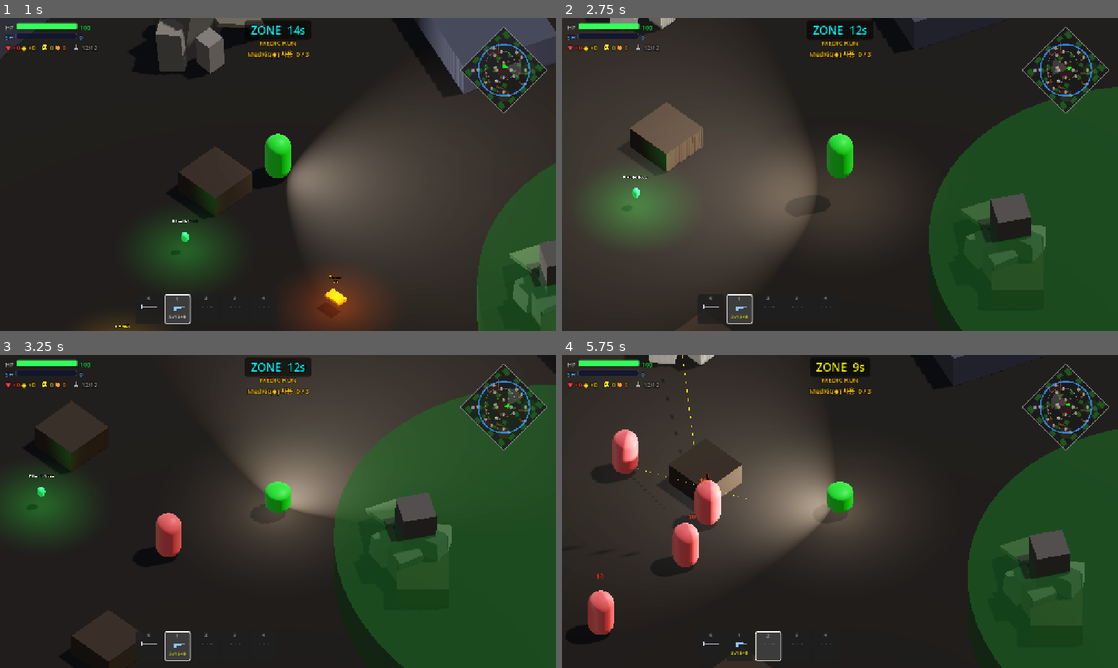
Above: before the commit, frames 1-4 (two rows, left to right).
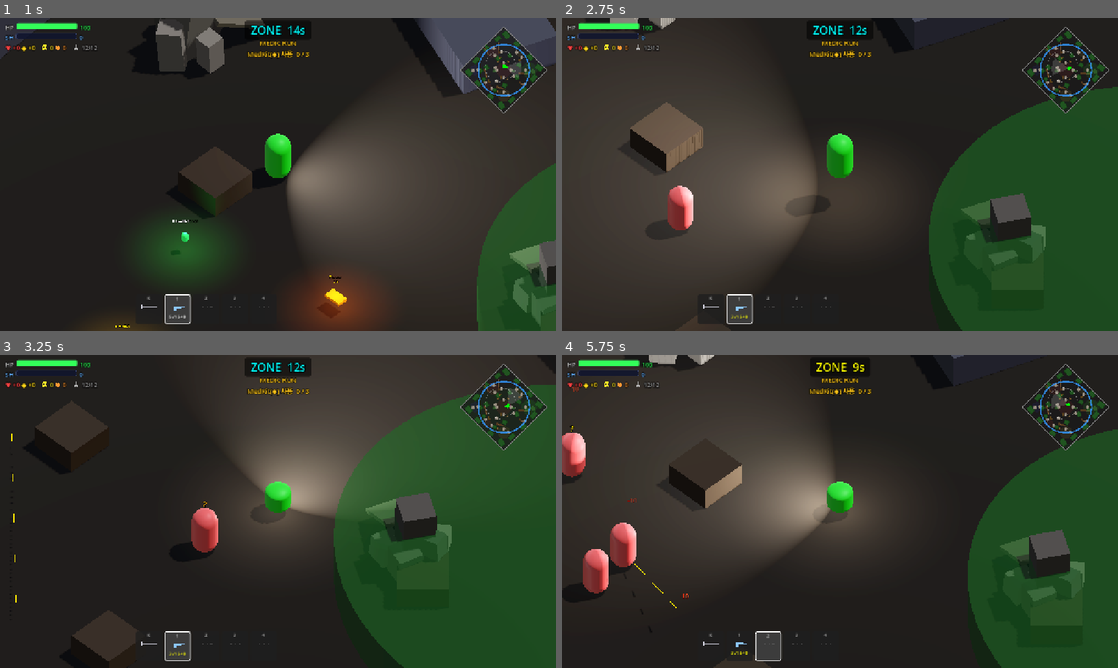
Above: after the commit, the same moments.

Repository: Kyulhee/battle-capsule
Game: Godot game, scene res://src/Main.tscn
The game is run twice, just before and just after one commit, with the same random seed, the same clock (stepped at 60 frames per second) and the same inputs.
Inputs (mouse positions are in pixels of both pictures, inside the frame that each line leads up to):
- Up to frame 1 (1 s): click "START MATCH" at 0.5 s
- Up to frame 2 (2.75 s): tap Enter at 1.25 s; move the mouse to (962, 158) at 1.27 s; press the mouse at (962, 158) at 1.28 s; hold D (ui_right) 1.28-2.03 s; tap Space at 1.52, 2.27 s; move the mouse to (728, 190) at 2.02 s; release the mouse at (728, 190) at 2.03 s; hold S (ui_down) from 2.03 s (still down); tap Q (heal) at 2.1 s
- Up to frame 3 (3.25 s): move the mouse to (333, 442) at 2.77 s; release S (ui_down) at 2.78 s; hold D (ui_right) from 2.78 s (still down); tap C at 2.85 s
- Up to frame 4 (5.75 s): move the mouse to (812, 574) at 3.52 s; release D (ui_right) at 3.53 s; hold W (ui_up) 3.53-4.28 s; tap 0 at 3.6 s; click (812, 574) at 3.67 s; tap Space at 3.77, 4.52, 5.27 s; move the mouse to (1006, 558) at 4.27 s; hold A (ui_left) from 4.28 s (still down); tap 1 at 4.35 s; move the mouse to (673, 464) at 5.02 s; tap 2 at 5.1 s

Frame 1 is identical in both runs. In frame 2, 3.1% of the frame differs, in the area x 5-24%, y 40-71%; in frame 3, 3.8%; in frame 4, 4.2%, in the area x 0-34%, y 0-90%.

Commit message:
feat: 보통/어려움 봇 AI 강화 — 전투 중 전략 전환 + 빠른 반응
- NORMAL reaction_delay 0.5→0.35s
- combat_loot_floor 추가: AGGRESSIVE 봇도 탄약 부족 시 전투 이탈해 아이템 수집
  (NORMAL 20%, HARD 35%, HELL 40% 잔탄 임계치)
- combat_loot_radius: HARD 22m, HELL 25m (기존 15m 고정)
- 발소리 감지 시 IDLE 봇이 음원 방향으로 시선 전환

Co-Authored-By: Claude Sonnet 4.6 <noreply@anthropic.com>

Diff:
--- a/src/Main.gd
+++ b/src/Main.gd
@@ -11,10 +11,10 @@
 enum Difficulty { EASY, NORMAL, HARD, HELL }
 var difficulty: Difficulty = Difficulty.NORMAL
 const DIFFICULTY_PARAMS = {
-	0: { "vision_mult": 0.75, "reaction_delay": 1.2, "aim_spread": 1.8,  "loot_break_mult": 0.0, "awareness_level": 0 },
-	1: { "vision_mult": 1.0,  "reaction_delay": 0.5, "aim_spread": 1.0,  "loot_break_mult": 1.0, "awareness_level": 1 },
-	2: { "vision_mult": 1.25, "reaction_delay": 0.0, "aim_spread": 0.65, "loot_break_mult": 1.5, "awareness_level": 2 },
-	3: { "vision_mult": 1.5,  "reaction_delay": 0.0, "aim_spread": 0.5,  "loot_break_mult": 2.0, "awareness_level": 2 },
+	0: { "vision_mult": 0.75, "reaction_delay": 1.2,  "aim_spread": 1.8,  "loot_break_mult": 0.0, "awareness_level": 0 },
+	1: { "vision_mult": 1.0,  "reaction_delay": 0.35, "aim_spread": 1.0,  "loot_break_mult": 1.0, "awareness_level": 1, "combat_loot_floor": 0.20 },
+	2: { "vision_mult": 1.25, "reaction_delay": 0.0,  "aim_spread": 0.65, "loot_break_mult": 1.5, "awareness_level": 2, "combat_loot_floor": 0.35, "combat_loot_radius": 22.0 },
+	3: { "vision_mult": 1.5,  "reaction_delay": 0.0,  "aim_spread": 0.5,  "loot_break_mult": 2.0, "awareness_level": 2, "combat_loot_floor": 0.40, "combat_loot_radius": 25.0 },
 }
 var _diff_btns: Array = []
 var _pressure_opt_in_check: CheckButton = null
--- a/src/entities/bot/Bot.gd
+++ b/src/entities/bot/Bot.gd
@@ -36,6 +36,7 @@
 var _disengage_cover: Vector3 = Vector3.ZERO
 # Cooldown after leaving DISENGAGE — prevents re-entry cascade
 var _disengage_cooldown: float = 0.0
+var _combat_loot_radius: float = 15.0
 
 # Stuck detection
 var _stuck_timer: float = 0.0
@@ -351,7 +352,7 @@
 	# Proactive combat looting: break off when nearly out of ammo AND a pickup is close
 	if _combat_loot_threshold > 0 and stats.max_ammo > 0 and \
 			float(stats.current_ammo) / float(stats.max_ammo) <= _combat_loot_threshold:
-		var nearby = _find_best_pickup(15.0)
+		var nearby = _find_best_pickup(_combat_loot_radius)
 		if nearby:
 			target_actor = nearby; is_targeting_loot = true; _recovering = true
 			change_state(State.CHASE); return
@@ -603,6 +604,10 @@
 		_aim_spread_mult = params.aim_spread
 	if params.has("loot_break_mult"):
 		_combat_loot_threshold *= params.loot_break_mult
+	if params.has("combat_loot_floor"):
+		_combat_loot_threshold = max(_combat_loot_threshold, params.combat_loot_floor)
+	if params.has("combat_loot_radius"):
+		_combat_loot_radius = params.combat_loot_radius
 	if params.has("awareness_level"):
 		_awareness_level = params.awareness_level
 
@@ -624,6 +629,10 @@
 		if not perception_meters.has(actor): perception_meters[actor] = 0.0
 		perception_meters[actor] = min(perception_meters[actor] + 0.4, 0.85)
 		last_known_target_pos = actor.global_position
+		# Turn idle bots toward the sound source so perception can build naturally
+		if current_state == State.IDLE:
+			var dir_to = (actor.global_position - global_position).normalized()
+			scan_target_rotation = atan2(dir_to.x, dir_to.z) + PI
 
 # ─── LOOT PRIORITY ────────────────────────────────────────────────────────────
 # Scores each pickup by distance, then adjusts priority based on current need.
